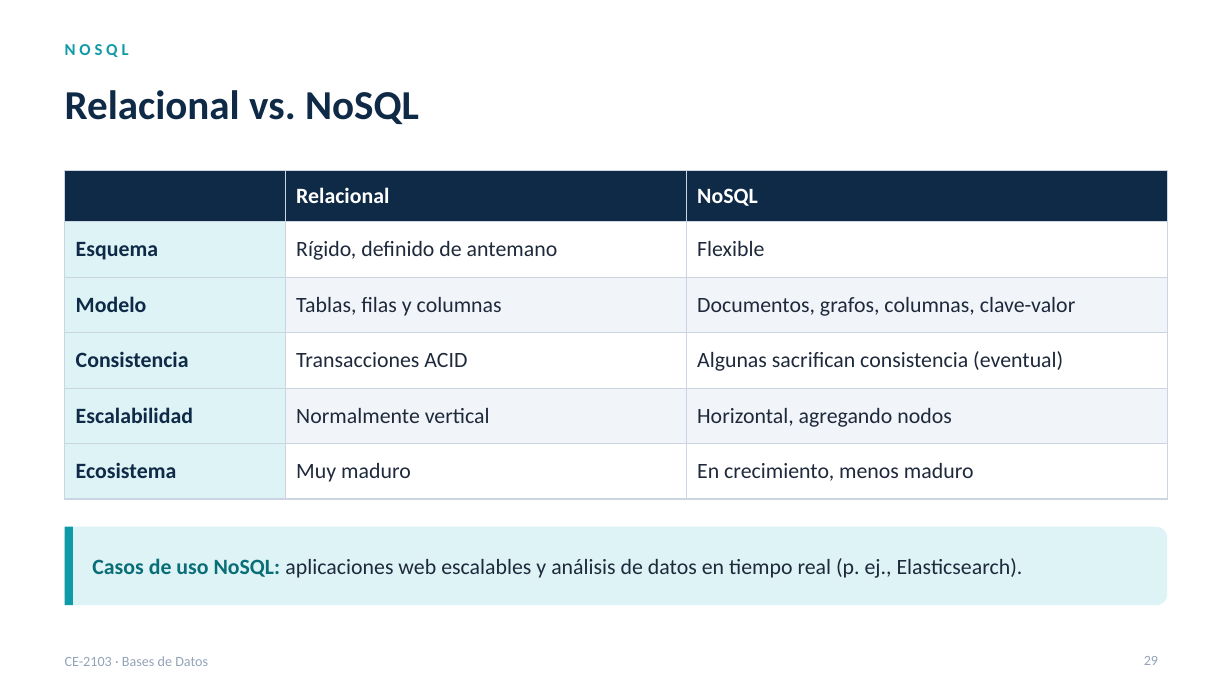
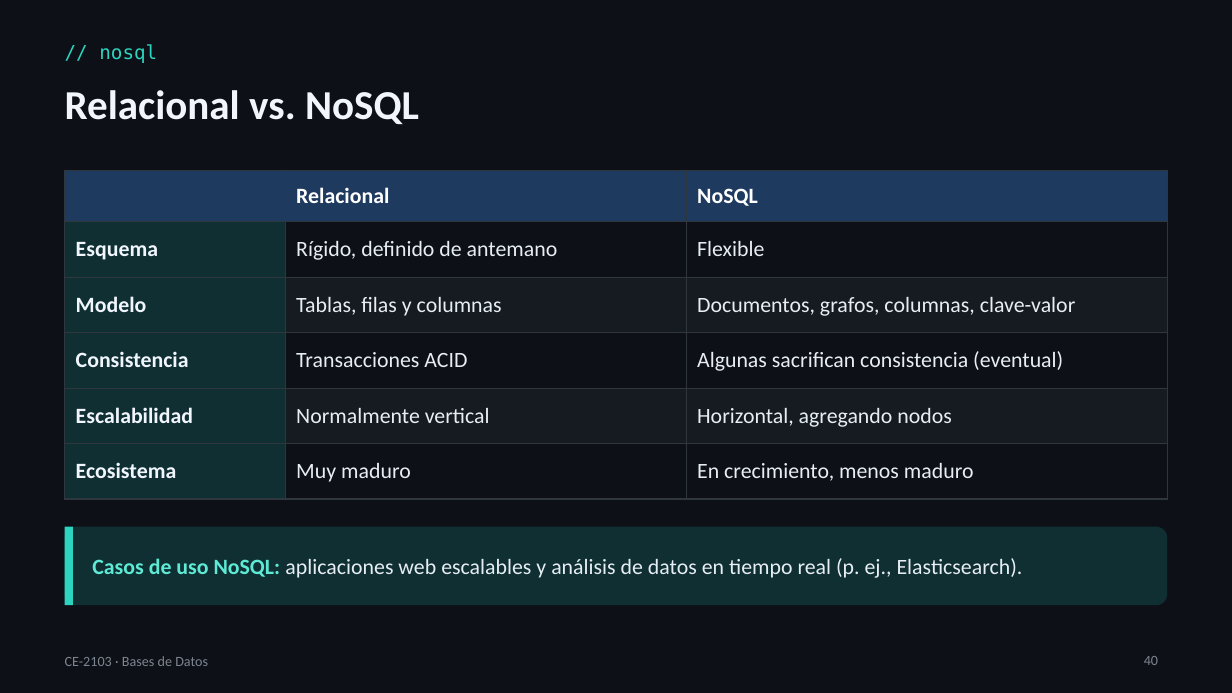
Before and after one commit to itcr-computer-engineering/data-structures-and-algorithms, a slide deck: slide 40 of presentaciones/ce-2103/Lección 08 - Bases de Datos.pptx (slide 29 before the commit). Drawn at 1232x693 pixels with LibreOffice and Linux fonts; fonts in the diff are those of the drawing. Boxes give left, top, right and bottom in pixels: in the first picture for what was removed or moved away, otherwise in the second. Text is boxed around its words. In the diff, an @@ line names an element or a change of style, - is before the commit and + after.

```diff
--- a/presentaciones/ce-2103/Lección 08 - Bases de Datos.pptx
+++ b/presentaciones/ce-2103/Lección 08 - Bases de Datos.pptx
@@ background #FFFFFF to #0D1117 @@
@@ text "// nosql" at box(99, 44, 157, 63): vertical alignment top to middle @@
@@ text at box(99, 44, 157, 63): text changed; size 13 to 15 pt; font Calibri to DejaVu Sans Mono; text colour #0E9AA7 to #2DD4BF; bold off @@
-NOSQL
+// nosql
@@ text "Relacional vs. NoSQL" at box(65, 90, 419, 124): text colour #0F2A47 to #F0F6FC @@
@@ table at box(65, 171, 1168, 486) @@
@@ fill #0F2A47 to #1F3A5F in row 1 @@
@@ fill #DDF3F5 to #0F2F33 in 5 cells @@
@@ fill #FFFFFF to #0D1117 in 6 cells @@
@@ fill #F1F5F9 to #161B22 in 4 cells @@
@@ text colour #0F2A47 to #F0F6FC in "Esquema", "Modelo", "Consistencia", "Escalabilidad" and 1 more places @@
@@ text colour #1E293B to #E6EDF3 in "Rígido, definido de antemano", "Flexible", "Tablas, filas y columnas", "Documentos, grafos, columnas, clave-valor" and 6 more places @@
@@ borders changed @@
@@ rounded rectangle at box(65, 527, 1167, 605): fill #DDF3F5 to #0F2F33 @@
@@ rectangle at box(65, 527, 73, 605): fill #0E9AA7 to #2DD4BF @@
@@ text "Casos de uso NoSQL: aplicaciones ..." at box(92, 558, 1023, 578): text colour #0A6E78 to #5EEAD4 in "Casos de uso NoSQL:"; text colour #1E293B to #E6EDF3 in "aplicaciones web escalables y análisis de datos ..." @@
@@ text "CE-2103 · Bases de Datos" at box(65, 656, 208, 666): text colour #94A3B8 to #7D8590 @@
@@ page number at box(1144, 656, 1158, 665): text changed; text colour #94A3B8 to #7D8590 @@
-29
+40
```
Also in this commit, not shown: 29 other slides changed, 11 slides added, 8 other files.
